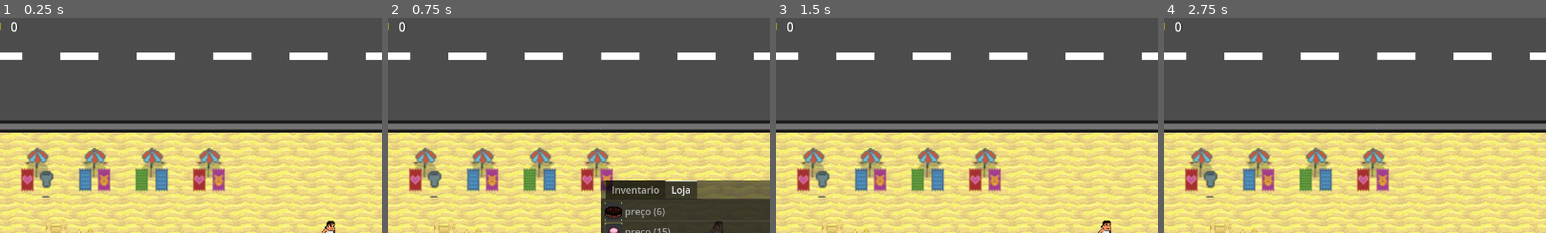
Above: before the commit, frames 1-4 (left to right).
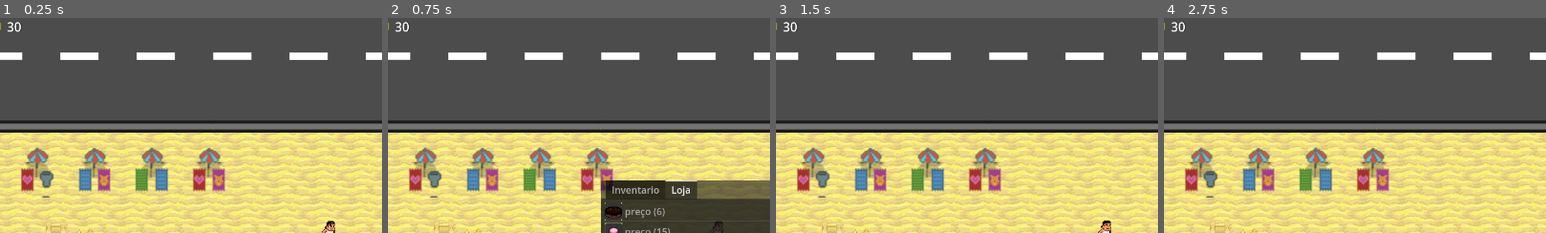
Above: after the commit, the same moments.

Repository: HEITORNERY/JAM_LABIRAS_ENTERPRISE
Game: Godot game, scene res://scenes/level_1.tscn
Same seed, same stepped clock (60 frames per second), same inputs: the game is played once before the commit and once after it. Before the commit the project has no main scene; this scene is started directly in both runs.
Inputs (mouse positions are % of the whole screen's width and height, from its top left):
- Up to frame 1 (0.25 s): no input
- Up to frame 2 (0.75 s): click "Melhoria" at 0.5 s
- Up to frame 3 (1.5 s): click "Fechar" at 1.25 s
- Up to frame 4 (2.75 s): move the mouse to (72, 45) at 2.02 s; hold Right (ui_right) from 2.03 s (still down); tap Space (dash) at 2.1 s; click (72, 45) at 2.17 s
The pictures show only the part of the screen within x 2-52%, y 0-50%; the shares and areas given below are measured in that part.

The runs differ from the first frame. In frame 1, 0.1% of the frame differs, in the area x 2-6%, y 1-7%; in frame 2, 0.1%; in frame 3, 0.1%; in frame 4, 0.1%.

Commit message:
Tinha bugs na fase 1 para compra e venda dos bombons, mas eu corrigi

Diff:
--- a/project.godot
+++ b/project.godot
@@ -11,6 +11,7 @@
 [application]
 
 config/name="jamEmpresa"
+run/main_scene="res://scenes/level_1.tscn"
 config/features=PackedStringArray("4.3", "GL Compatibility")
 config/icon="res://icon.svg"
 
@@ -82,3 +83,4 @@
 
 renderer/rendering_method="gl_compatibility"
 renderer/rendering_method.mobile="gl_compatibility"
+textures/vram_compression/import_etc2_astc=true
--- a/scenes/level_1.tscn
+++ b/scenes/level_1.tscn
@@ -182,7 +182,8 @@
 text = "Melhoria"
 flat = true
 
-[node name="InventoryUI" parent="HUD" instance=ExtResource("4_i4oli")]
+[node name="InventoryUI" parent="HUD" node_paths=PackedStringArray("player") instance=ExtResource("4_i4oli")]
+player = NodePath("../../Player")
 
 [node name="StaticBody2D" type="StaticBody2D" parent="."]
 collision_layer = 4
--- a/scenes/player.tscn
+++ b/scenes/player.tscn
@@ -344,3 +344,4 @@
 editor_draw_drag_margin = true
 
 [connection signal="pressed" from="HUD/TouchScreenButton" to="." method="_on_touch_screen_button_pressed"]
+[connection signal="analogic_change" from="HUD/VirtualJoystick" to="." method="_on_virtual_joystick_analogic_change"]
--- a/scripts/global.gd
+++ b/scripts/global.gd
@@ -1,7 +1,7 @@
 extends Node
 
 # armazenar o dinheiro do player
-var money_actual : int = 0
+var money_actual : int = 30
 
 # dinheiro para aumentar pro nível 2
 var update_2 : int = 15
--- a/scripts/inventory_ui.gd
+++ b/scripts/inventory_ui.gd
@@ -1,5 +1,7 @@
 extends Control
 class_name InventoryUI
+
+@export var player : Player
 
 func _ready() -> void:
 	# abrir inventario
@@ -50,10 +52,13 @@
 		comprar_item("bombom_1")
 	elif index == 1:
 		comprar_item("bombom_2")
+		player.update_level()
 	elif index == 2:
 		comprar_item("bombom_3")
+		player.update_level()
 	elif index == 3:
 		comprar_item("bombom_4")
+		player.update_level()
 
 func _process(delta: float) -> void:
 	atualizar_inventario()
--- a/scripts/npc.gd
+++ b/scripts/npc.gd
@@ -110,21 +110,43 @@
 func _on_timer_timeout() -> void:
 	comprando = false
 	if comprando == false:
-		compra_feita = true
-		$item.texture = null
-		Global.venda_feita(preco_bombom)
 		match bombom_escolhido:
 			0:
-				Global.inventario["bombom_1"].quantidade -= 1
+				if Global.inventario["bombom_1"].quantidade >= 1:
+					Global.inventario["bombom_1"].quantidade -= 1
+					compra_feita = true
+					$item.texture = null
+					Global.venda_feita(preco_bombom)
 			1:
-				Global.inventario["bombom_2"].quantidade -= 1
+				if Global.inventario["bombom_2"].quantidade >= 1:
+					Global.inventario["bombom_2"].quantidade -= 1
+					compra_feita = true
+					$item.texture = null
+					Global.venda_feita(preco_bombom)
 			3:
-				Global.inventario["bombom_3"].quantidade -= 1
+				if Global.inventario["bombom_3"].quantidade >= 1:
+					Global.inventario["bombom_3"].quantidade -= 1
+					compra_feita = true
+					$item.texture = null
+					Global.venda_feita(preco_bombom)
 			4:
-				Global.inventario["bombom_4"].quantidade -= 1
+				if Global.inventario["bombom_4"].quantidade >= 1:
+					Global.inventario["bombom_4"].quantidade -= 1
+					compra_feita = true
+					$item.texture = null
+					Global.venda_feita(preco_bombom)
 
 func _on_area_2d_body_entered(body: Node2D) -> void:
 	if body is Player and comprar_bombom < 0.6 and compra_feita == false:
-		if body.nivel >= bombom_nivel:
+		if body.nivel >= bombom_nivel and Global.inventario["bombom_1"].quantidade >= 1:
 			comprando = true
 			interagir_com_player()
+		elif body.nivel >= bombom_nivel and Global.inventario["bombom_2"].quantidade >= 1:
+			comprando = true
+			interagir_com_player()
+		elif body.nivel >= bombom_nivel and Global.inventario["bombom_3"].quantidade >= 1:
+			comprando = true
+			interagir_com_player()
+		elif body.nivel >= bombom_nivel and Global.inventario["bombom_4"].quantidade >= 1:
+			comprando = true
+			interagir_com_player()
--- a/scripts/player.gd
+++ b/scripts/player.gd
@@ -85,20 +85,17 @@
 		$AnimatedSprite2D.play("idle")
 
 func update_level() -> void:
-	if Global.money_actual >= Global.update_2 and nivel == 1:
-		Global.gasto(Global.money_actual)
+	if nivel == 1 and Global.inventario["bombom_2"].quantidade >= 1:
 		nivel += 1
 		SPEED += 10
 		dash_speed += 0.02
 		dash_load -= 0.2
-	elif Global.money_actual >= Global.update_3 and nivel == 2:
-		Global.gasto(Global.money_actual)
+	elif nivel == 2 and Global.inventario["bombom_3"].quantidade >= 1:
 		nivel += 1
 		SPEED += 20
 		dash_speed += 0.04
 		dash_load -= 0.3
-	elif Global.money_actual >= Global.update_4 and nivel == 3:
-		Global.gasto(Global.money_actual)
+	elif nivel == 3 and Global.inventario["bombom_4"].quantidade >= 1:
 		nivel += 1
 		SPEED += 30
 		dash_speed += 0.08
Not shown, changed: export_presets.cfg
Not shown, added: export/jamEmpresa.apk
Not shown, added: export/jamEmpresa.apk.idsig
